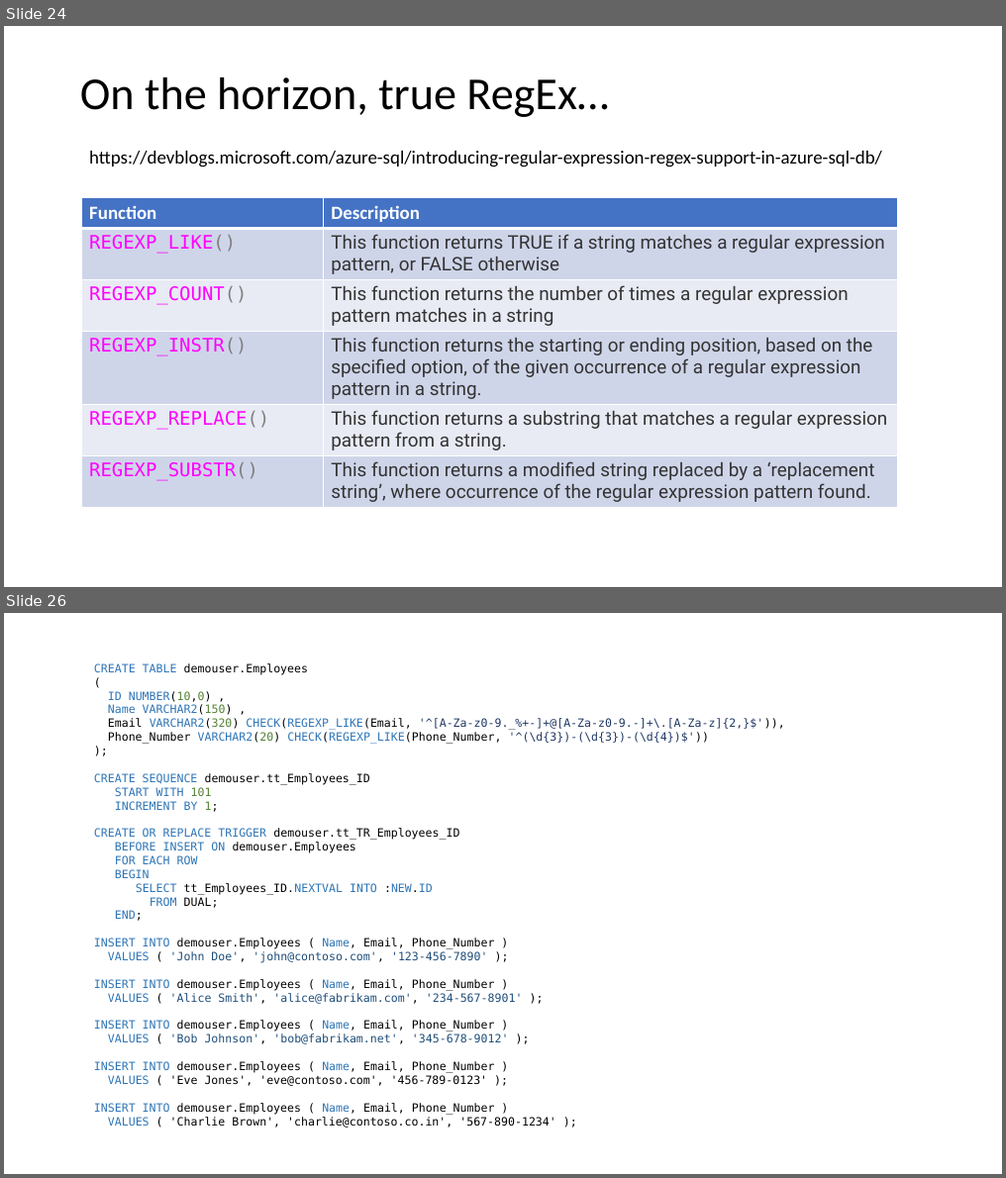
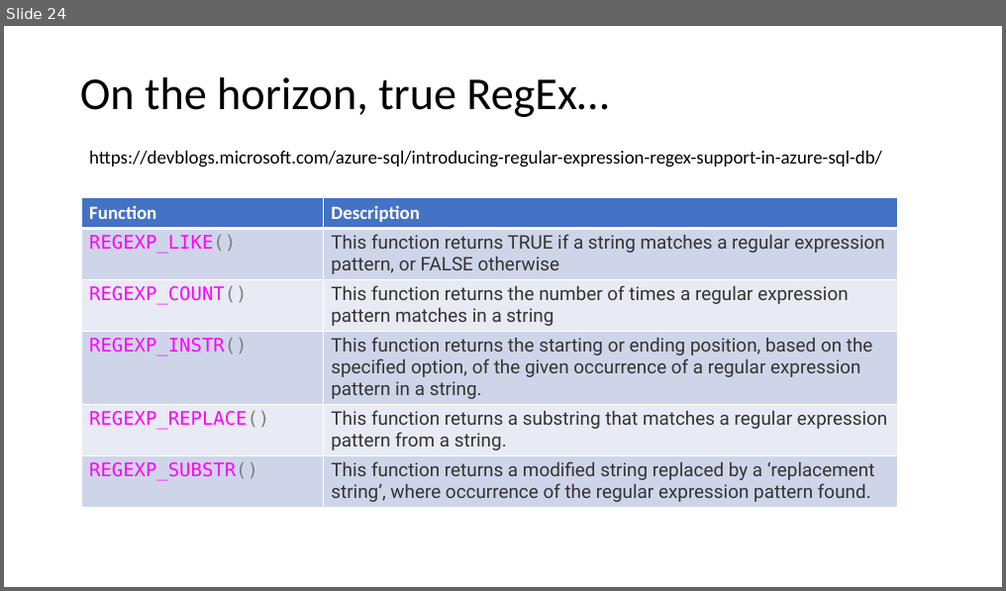
Before and after one commit to jbfoushee/MyPresentations, a slide deck: TSQL_LIKE_Operator/TSQL LIKE.pptx. Shown one above the other, each under a label of ours: slides 24 and 26 before the commit, slide 24 after it; the slides between them are not shown. The pictures are 1006x1178 and 1006x591 pixels, drawn with LibreOffice and Linux fonts; fonts in the diff are those of the drawing. Boxes give left, top, right and bottom in pixels: in the first picture for what was removed or moved away, otherwise in the second. Text is boxed around its words. In the diff, an @@ line names an element or a change of style, - is before the commit and + after.

```diff
--- a/TSQL_LIKE_Operator/TSQL LIKE.pptx
+++ b/TSQL_LIKE_Operator/TSQL LIKE.pptx
@@ slide 26 removed at (4,613,1002,1174), background #FFFFFF @@
@@ text removed at (94,663,785,1128) @@
-CREATE TABLE demouser.Employees
-(
-ID NUMBER(10,0) ,
-Name VARCHAR2(150) ,
-Email VARCHAR2(320) CHECK(REGEXP_LIKE(Email, '^[A-Za-z0-9._%+-]+@[A-Za-z0-9.-]+\.[A-Za-z]{2,}$')),
-Phone_Number VARCHAR2(20) CHECK(REGEXP_LIKE(Phone_Number, '^(\d{3})-(\d{3})-(\d{4})$'))
-);
-CREATE SEQUENCE demouser.tt_Employees_ID
-START WITH 101
-INCREMENT BY 1;
-CREATE OR REPLACE TRIGGER demouser.tt_TR_Employees_ID
-BEFORE INSERT ON demouser.Employees
-FOR EACH ROW
-BEGIN
-SELECT tt_Employees_ID.NEXTVAL INTO :NEW.ID
-FROM DUAL;
-END;
-INSERT INTO demouser.Employees ( Name, Email, Phone_Number )
-VALUES ( 'John Doe', 'john@contoso.com', '123-456-7890' );
-INSERT INTO demouser.Employees ( Name, Email, Phone_Number )
-VALUES ( 'Alice Smith', 'alice@fabrikam.com', '234-567-8901' );
-INSERT INTO demouser.Employees ( Name, Email, Phone_Number )
-VALUES ( 'Bob Johnson', 'bob@fabrikam.net', '345-678-9012' );
-INSERT INTO demouser.Employees ( Name, Email, Phone_Number )
-VALUES ( 'Eve Jones', 'eve@contoso.com', '456-789-0123' );
-INSERT INTO demouser.Employees ( Name, Email, Phone_Number )
-VALUES ( 'Charlie Brown', 'charlie@contoso.co.in', '567-890-1234' );
```
Also in this commit, not shown: 11 slides changed, 2 other slides removed, 5 other files.
